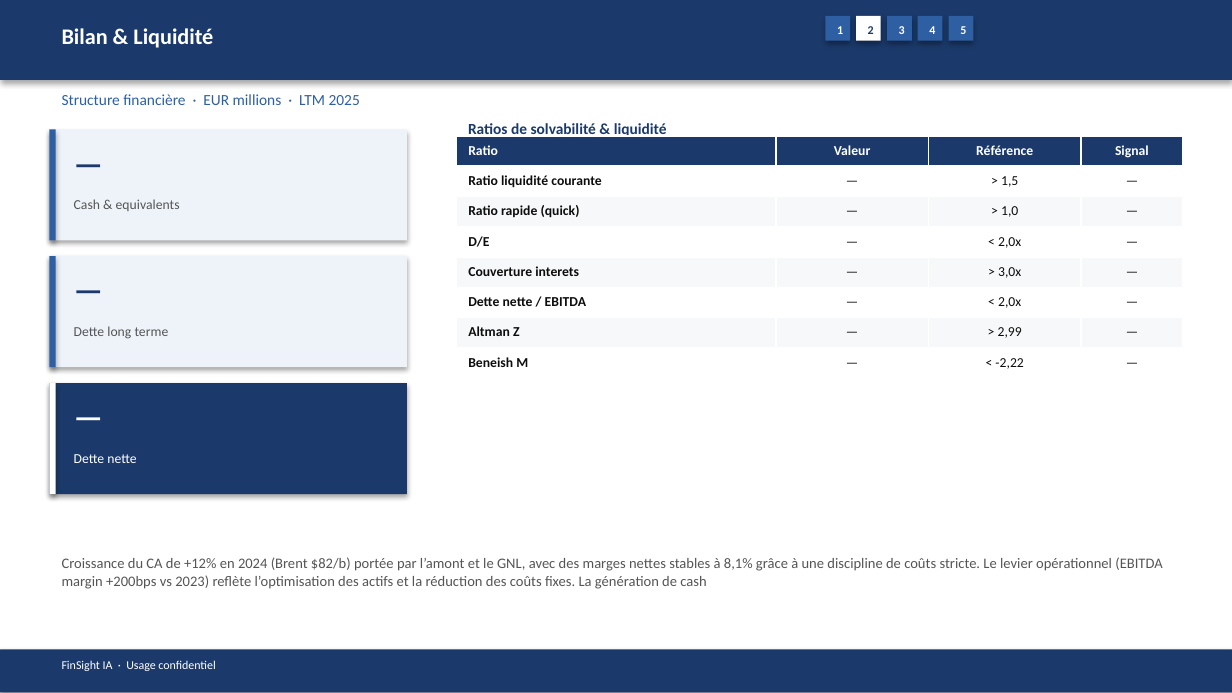
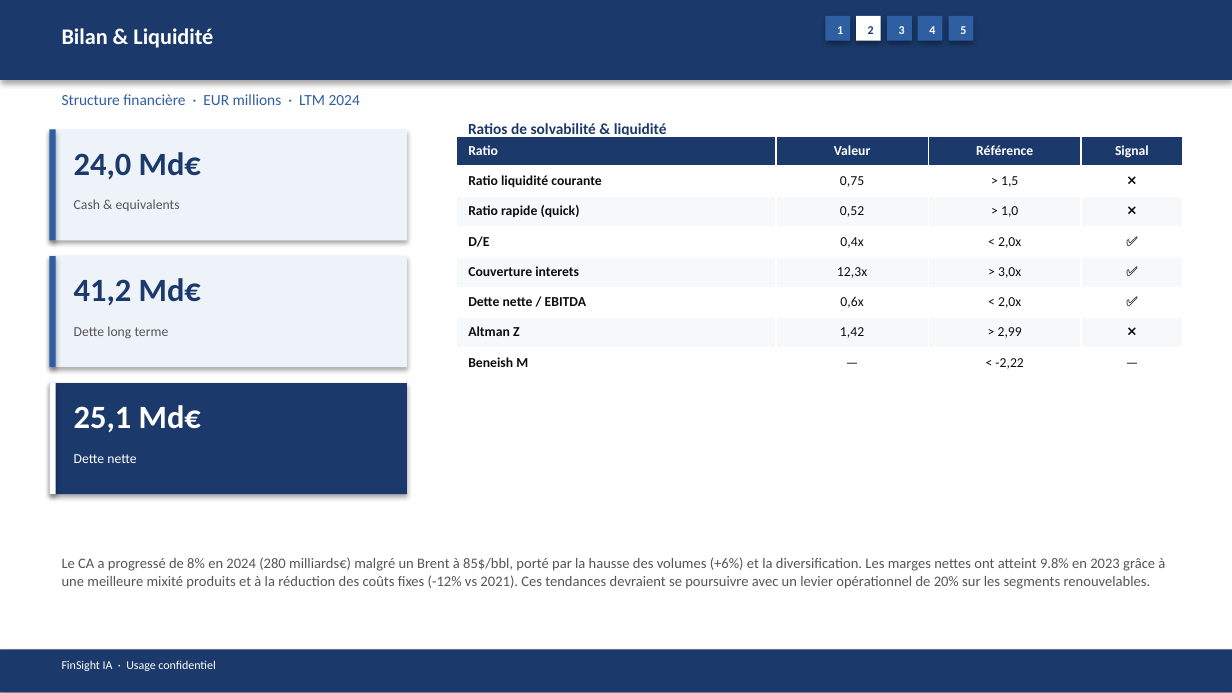
Before and after one commit to baptistejeh07-art/finsight-ia, a slide deck: slide 9 of preview/TTE.PA/TTE.PA_pitchbook.pptx. Drawn at 1232x693 pixels with LibreOffice and Linux fonts; fonts in the diff are those of the drawing. Boxes give left, top, right and bottom in pixels: in the first picture for what was removed or moved away, otherwise in the second. Text is boxed around its words. In the diff, an @@ line names an element or a change of style, - is before the commit and + after.

```diff
--- a/preview/TTE.PA/TTE.PA_pitchbook.pptx
+++ b/preview/TTE.PA/TTE.PA_pitchbook.pptx
@@ text at (x1=62, y1=94, x2=360, y2=105): text changed @@
-Structure financière · EUR millions · LTM 2025
+Structure financière · EUR millions · LTM 2024
@@ table at (x1=456, y1=136, x2=1184, y2=378) @@
-row 2, column 2: —
+row 2, column 2: 0,75
-row 2, column 4: —
+row 2, column 4: ❌
-row 3, column 2: —
+row 3, column 2: 0,52
-row 3, column 4: —
+row 3, column 4: ❌
-row 4, column 2: —
+row 4, column 2: 0,4x
-row 4, column 4: —
+row 4, column 4: ✅
-row 5, column 2: —
+row 5, column 2: 12,3x
-row 5, column 4: —
+row 5, column 4: ✅
-row 6, column 2: —
+row 6, column 2: 0,6x
-row 6, column 4: —
+row 6, column 4: ✅
-row 7, column 2: —
+row 7, column 2: 1,42
-row 7, column 4: —
+row 7, column 4: ❌
@@ text at (x1=74, y1=152, x2=201, y2=179): text changed @@
-—
+24,0 Md€
@@ text at (x1=74, y1=278, x2=201, y2=305): text changed @@
-—
+41,2 Md€
@@ text at (x1=74, y1=405, x2=201, y2=432): text changed @@
-—
+25,1 Md€
@@ text at (x1=62, y1=557, x2=1165, y2=589): text changed @@
-Croissance du CA de +12% en 2024 (Brent $82/b) portée par l’amont et le GNL, avec des marges nettes stables à 8,1% grâce à une discipline de coûts stricte. Le levier opérationnel (EBITDA margin +200bps vs 2023) reflète l’optimisation des actifs et la réduction des coûts fixes. La génération de cash
+Le CA a progressé de 8% en 2024 (280 milliards€) malgré un Brent à 85$/bbl, porté par la hausse des volumes (+6%) et la diversification. Les marges nettes ont atteint 9.8% en 2023 grâce à une meilleure mixité produits et à la réduction des coûts fixes (-12% vs 2021). Ces tendances devraient se poursuivre avec un levier opérationnel de 20% sur les segments renouvelables.
```
Also in this commit, not shown: 13 other slides changed, 3 other files.
